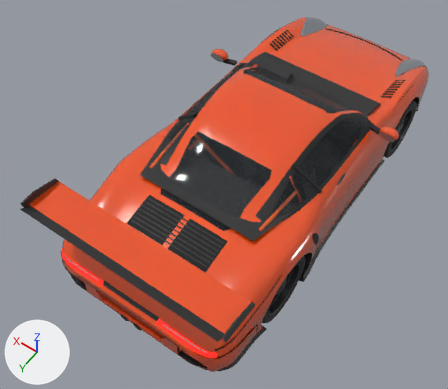
A saved change to the glTF model assets/models/gt3rs-991.glb.
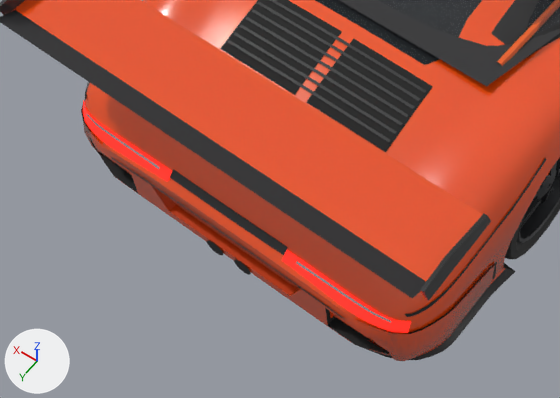
Each version is shown whole from a 50 mm camera at (-2.11, 3.82, 5.33) aimed at (0.16, 0.65, 0.35), then close up on the part from 5% to 64% of the width and 51% to 100% of the height. The lights are fixed; the arrows at lower left show +X, +Y and +Z. The last two pictures show the newer version. Where no turn or scale is listed for an object, it has been applied to the vertices. Vertices at exactly the same position are counted once.

The first close-up shows 'GT3RS_Aero', 'GT3RS_Body', 'GT3RS_Details', 'GT3RS_Glass', 'GT3RS_Interior', 'GT3RS_Wheel_RR' and 1 more.
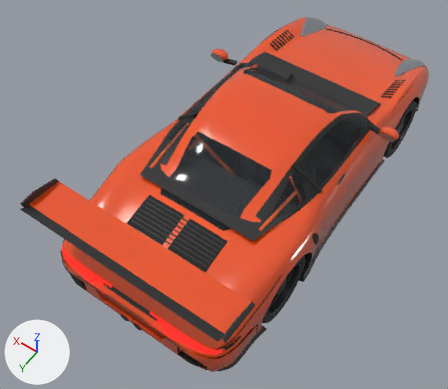
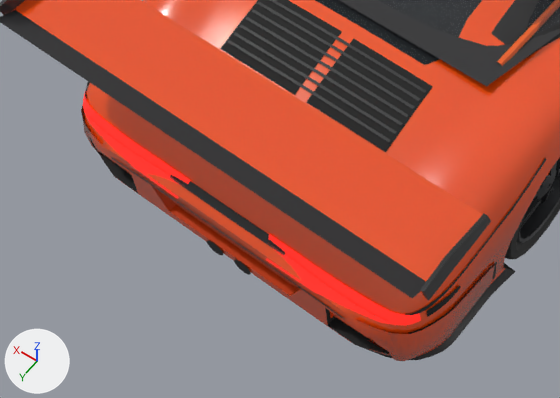
The change, as a list of edits to the scene's bpy script:
```text
Change me_gt3rs_details:
    used by ob_gt3rs_details; location = (0.0, 0.0, 0.0)
    remove me_gt3rs_details.from_pydata(...)  # 1880 vertices, 2100 faces; spans x -0.97..0.97, y -2.21..2.28, z 0.16..0.95
    add me_gt3rs_details.from_pydata(...)  # 1994 vertices, 2188 faces; spans x -0.97..0.97, y -2.21..2.28, z 0.16..0.95
    me_gt3rs_details part 1: a new loose piece of 52 vertices spanning x 0.2..0.89, y 2.14..2.28, z 0.59..0.68, in mat_gt3_taillight (red #b31919, glowing red #ff2719)
    me_gt3rs_details part 2: a new loose piece of 52 vertices spanning x -0.89..-0.2, y 2.14..2.28, z 0.59..0.68, in mat_gt3_taillight (red #b31919, glowing red #ff2719)
    me_gt3rs_details part 3: a new loose piece of 14 vertices spanning x -0.94..-0.89, y 1.95..2.12, z 0.63..0.66, in mat_gt3_grille (black #0d0d0d)
    me_gt3rs_details part 4
    102 vertices are removed from x -0.86..0.86, y 2.17..2.27, z 0.58..0.67
    124 faces are deleted
    2 vertices move within x -0.3..0.3, y 2.22, z 0.67
    84 vertices are added at x -0.79..0.79, y 2.22..2.24, z 0.63..0.66
    4 new faces join them, mat_gt3_carbon (black #272729)
    84 new faces join them, mat_gt3_metal (light grey #cbcbce)
    other edits to the shape of me_gt3rs_details do not show in these pictures
```

Changed parts and their boxes [x1, y1, x2, y2] in the close-ups (560 x 398 px; the box of a moved part takes in the faces that stretch with it):
part 1 of me_gt3rs_details, added (red)
    after: [83, 93, 191, 199]
part 2 of me_gt3rs_details, added (red)
    after: [266, 234, 421, 325]
part 3 of me_gt3rs_details, added
    after: [426, 286, 461, 317]
part 4 of me_gt3rs_details, moved or reshaped
    before: [83, 100, 411, 333]
    after: [88, 117, 388, 322]
